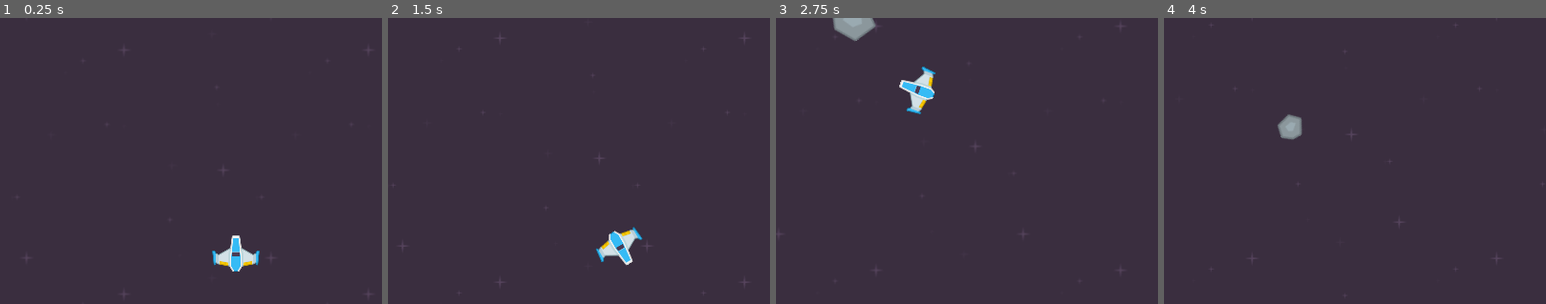
Above: before the commit, frames 1-4 (left to right).
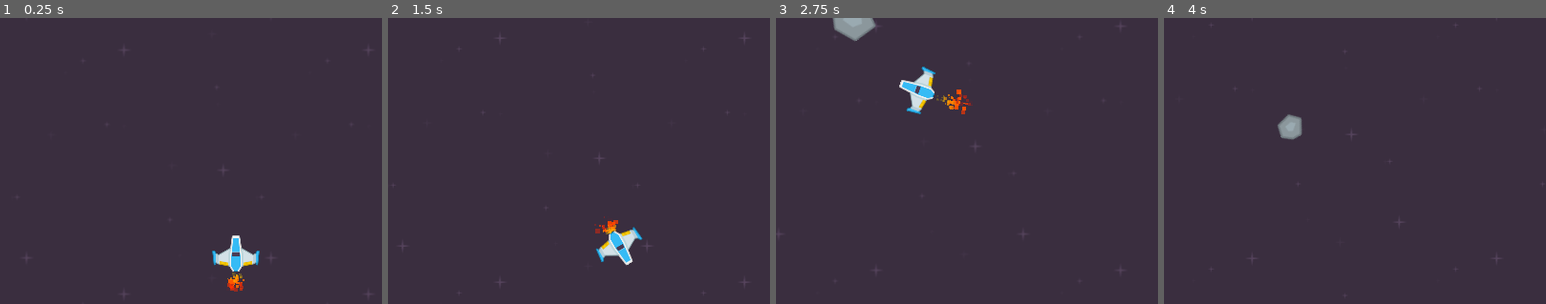
Above: after the commit, the same moments.

Repository: nicognito/game-a-week-001
Game: Godot game, scene res://scenes/level.tscn
Same seed, same stepped clock (60 frames per second), same inputs: the game is played once before the commit and once after it.
Inputs:
- Up to frame 1 (0.25 s): no input
- Up to frame 2 (1.5 s): tap Enter at 0.5 s; hold D (turn_right) 0.53-1.28 s; tap Space (fire) at 0.6, 1.35 s; hold S (move_back) from 1.28 s (still down)
- Up to frame 3 (2.75 s): release S (move_back) at 2.03 s; hold D (turn_right) from 2.03 s (still down); tap Space (fire) at 2.1 s
- Up to frame 4 (4 s): release D (turn_right) at 2.78 s; hold W (move_forward) 2.78-3.53 s; tap Space (fire) at 2.85, 3.6 s; hold A (turn_left) from 3.53 s (still down)
The pictures show only the part of the screen within x 19-69%, y 9-59%; the shares and areas given below are measured in that part.

The runs differ from the first frame. In frame 1, 0.2% of the frame differs, in the area x 59-64%, y 89-96%; in frame 2, 0.2%; in frame 3, 0.2%, in the area x 42-52%, y 25-34%; in frame 4, nothing differs.

Commit message:
Add player flame particles

Diff:
--- a/scenes/player.tscn
+++ b/scenes/player.tscn
@@ -1,7 +1,37 @@
-[gd_scene load_steps=5 format=3 uid="uid://4yqg3qkt2luf"]
+[gd_scene load_steps=10 format=3 uid="uid://4yqg3qkt2luf"]
 
 [ext_resource type="Script" path="res://scripts/player.gd" id="1_4yaxs"]
 [ext_resource type="Texture2D" uid="uid://cemr0dqjxdwyd" path="res://assets/textures/player/playerShip1_blue.png" id="1_7h6hq"]
+
+[sub_resource type="Gradient" id="Gradient_jibyr"]
+offsets = PackedFloat32Array(0, 0.625109, 1)
+colors = PackedColorArray(1, 1, 0, 0, 1, 0.341176, 0, 1, 1, 0, 0, 0)
+
+[sub_resource type="GradientTexture1D" id="GradientTexture1D_s40xl"]
+gradient = SubResource("Gradient_jibyr")
+
+[sub_resource type="Curve" id="Curve_82ngh"]
+_data = [Vector2(0, 0.5), 0.0, 0.0, 0, 0, Vector2(1, 1), 0.0, 0.0, 0, 0]
+point_count = 2
+
+[sub_resource type="CurveTexture" id="CurveTexture_7ii3t"]
+curve = SubResource("Curve_82ngh")
+
+[sub_resource type="ParticleProcessMaterial" id="ParticleProcessMaterial_p0ske"]
+lifetime_randomness = 0.3
+emission_shape = 3
+emission_box_extents = Vector3(4, 1, 1)
+particle_flag_disable_z = true
+direction = Vector3(0, 1, 0)
+spread = 30.0
+gravity = Vector3(0, 0, 0)
+initial_velocity_min = 50.0
+initial_velocity_max = 100.0
+orbit_velocity_min = 0.0
+orbit_velocity_max = 0.0
+scale_max = 5.0
+scale_curve = SubResource("CurveTexture_7ii3t")
+color_ramp = SubResource("GradientTexture1D_s40xl")
 
 [sub_resource type="CapsuleShape2D" id="CapsuleShape2D_deqqt"]
 radius = 5.0
@@ -17,6 +47,12 @@
 
 [node name="LaserContainer" type="Node" parent="."]
 
+[node name="FlameParticles2D" type="GPUParticles2D" parent="."]
+position = Vector2(0, 19)
+amount = 80
+process_material = SubResource("ParticleProcessMaterial_p0ske")
+lifetime = 0.3
+
 [node name="Sprite2D" type="Sprite2D" parent="."]
 scale = Vector2(0.5, 0.5)
 texture = ExtResource("1_7h6hq")
